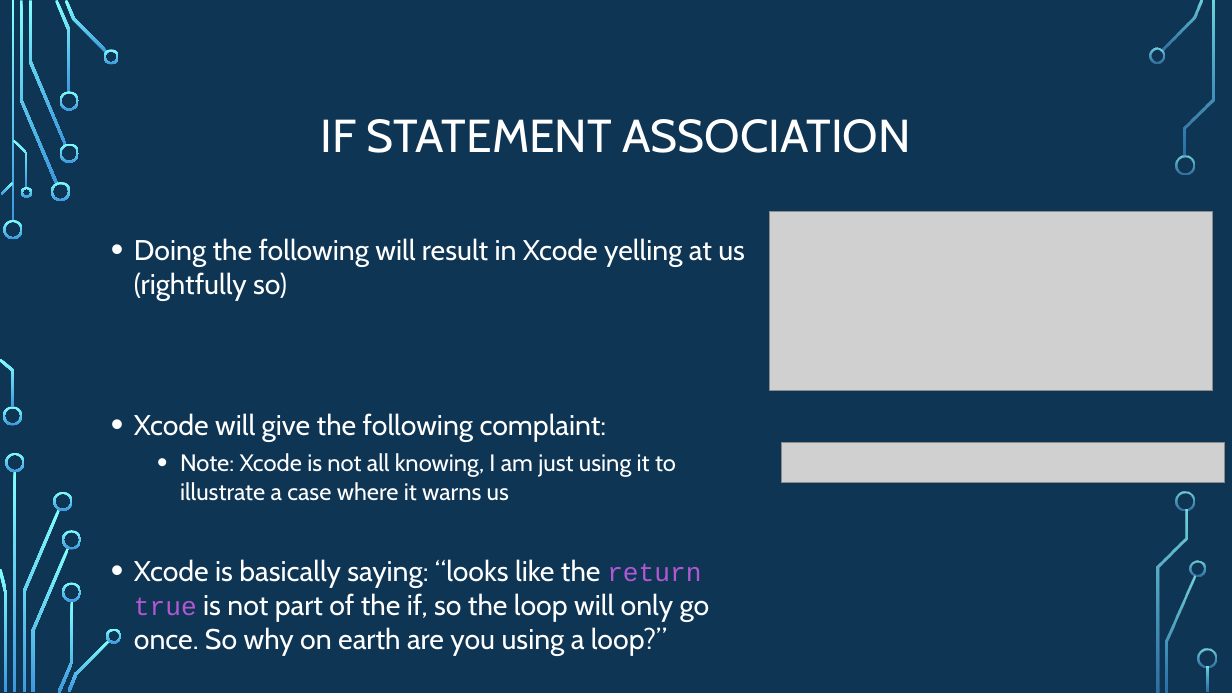
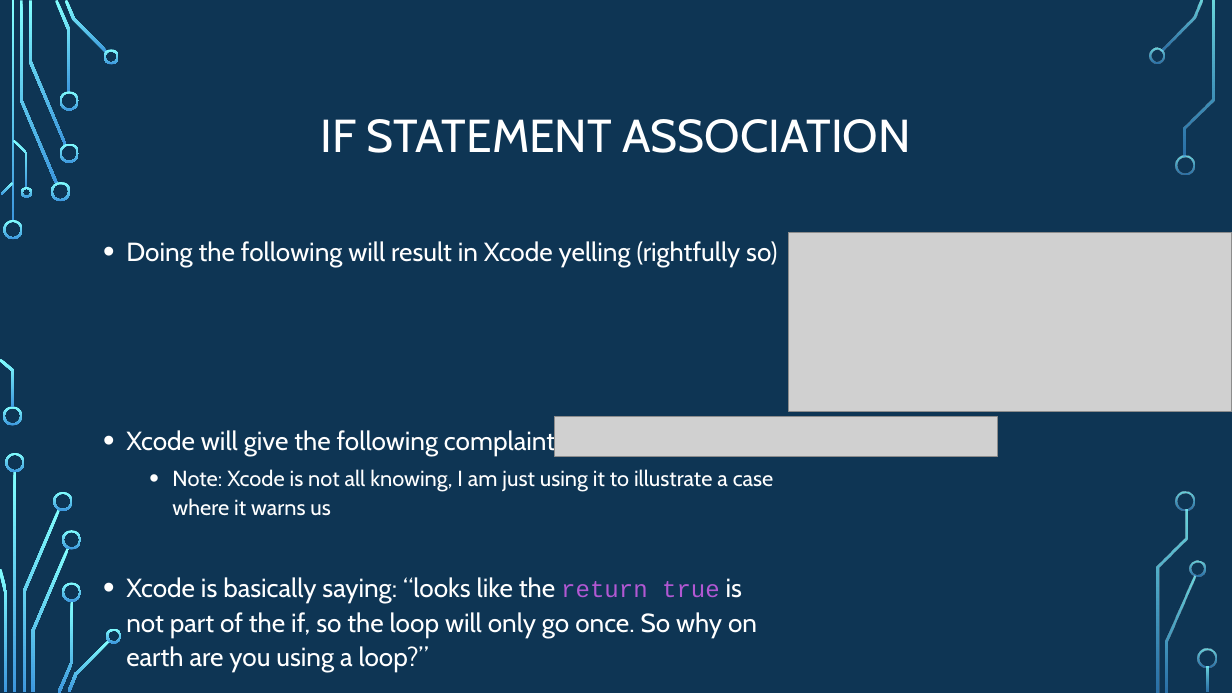
Before and after one commit to psypdt/ZIS_C-_Summer_Course_2019, a slide deck: slide 34 of Day_4/Day_4.pptx. Drawn at 1232x693 pixels with LibreOffice and Linux fonts; fonts in the diff are those of the drawing; grey boxes stand for pictures; background and template pictures are left out. Boxes give left, top, right and bottom in pixels: in the first picture for what was removed or moved away, otherwise in the second. Text is boxed around its words. In the diff, an @@ line names an element or a change of style, - is before the commit and + after.

Commit message:
Update Day1 & Day4

```diff
--- a/Day_4/Day_4.pptx
+++ b/Day_4/Day_4.pptx
@@ text "Doing the following will result ...": place and size @@
-text "Doing the following will result ..." at (134,238,745,656)
+text "Doing the following will result ..." at (126,241,777,672)
@@ picture: place and size @@
-picture at (770,212,1213,391)
+picture at (789,233,1232,412)
@@ text at (126,241,777,267): text changed; size 22.2 to 20.4 pt @@
-• Doing the following will result in Xcode yelling at us (rightfully so)
+• Doing the following will result in Xcode yelling (rightfully so)
@@ picture: place and size @@
-picture at (782,443,1225,482)
+picture at (555,417,997,457)
@@ text at (126,429,774,672): size 22.2 to 20.4 pt in "Xcode will give the following complaint:", "Xcode is basically saying: “looks like the ..."; size 18.5 to 17 pt in "Note: Xcode is not all knowing, I ..."; size 20.4 to 18.7 pt in "return true"; line spacing 1 to 1.1 @@
```
Also in this commit, not shown: 1 other slide changed.
